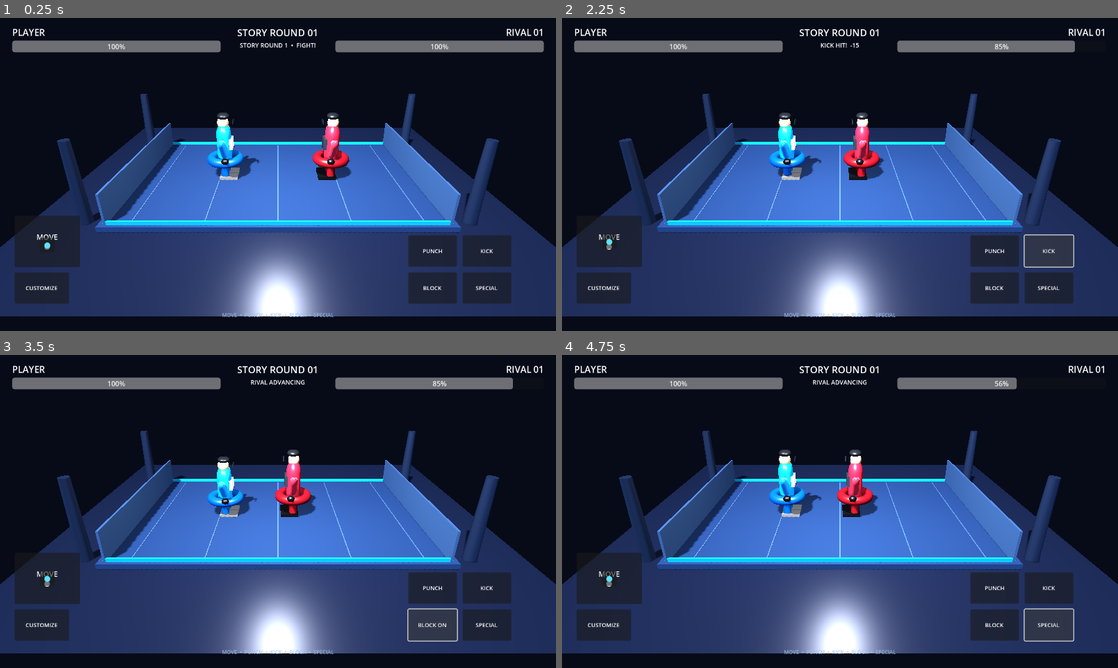
Above: before the commit, frames 1-4 (two rows, left to right).
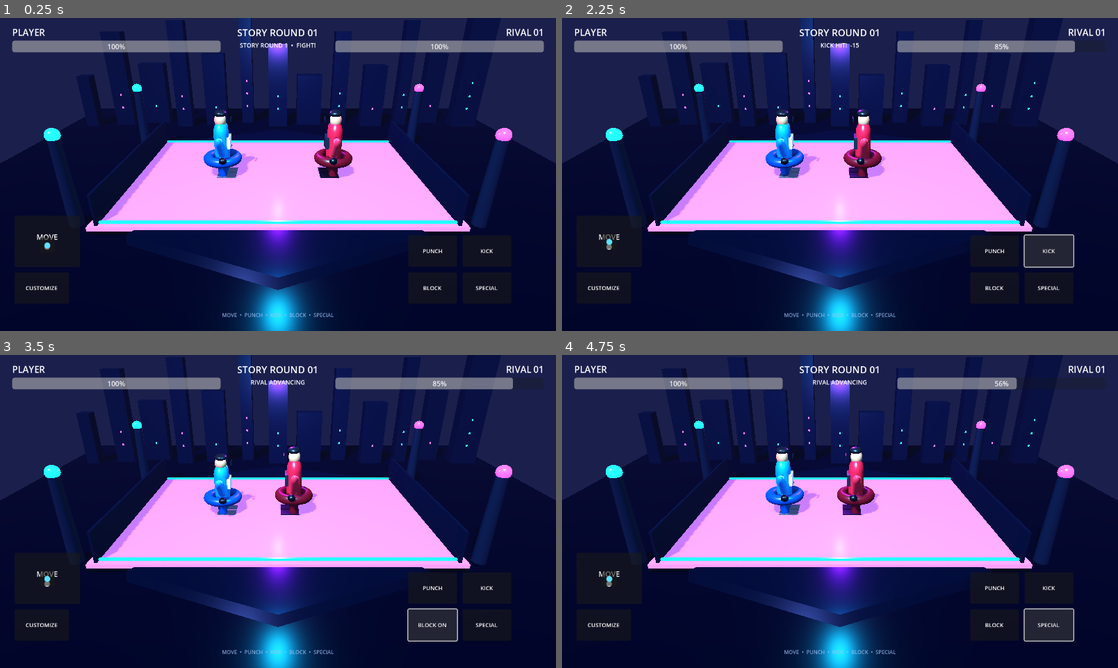
Above: after the commit, the same moments.

Repository: mannasubhadeep81-glitch/studious-octo-fishstick
Game: Godot game, scene res://main.tscn
The game is run twice, just before and just after one commit, with the same random seed, the same clock (stepped at 60 frames per second) and the same inputs.
Inputs:
- Up to frame 1 (0.25 s): no input
- Up to frame 2 (2.25 s): click "MOVE ●" at 0.5 s; click "PUNCH" at 1.25 s; click "KICK" at 2 s
- Up to frame 3 (3.5 s): click "BLOCK" at 2.75 s
- Up to frame 4 (4.75 s): click "BLOCK ON" at 3.5 s; click "SPECIAL" at 4.25 s

The runs differ from the first frame. In frame 1, 79% of the frame differs, in the area x 0-100%, y 0-100%; in frame 2, 79%; in frame 3, 79%; in frame 4, 79%.
Error before the commit: Invalid access to property or key 'global_position' on a base object of type 'InputEventScreenTouch'. (res://main.gd:307)
Error after the commit: Invalid access to property or key 'global_position' on a base object of type 'InputEventScreenTouch'. (res://main.gd:368)

Commit message:
Improve Fighter Arena 3D lighting and arena visuals

Diff:
--- a/FighterArena/main.gd
+++ b/FighterArena/main.gd
@@ -61,42 +61,83 @@
     var env := WorldEnvironment.new()
     var environment := Environment.new()
     environment.background_mode = Environment.BG_COLOR
-    environment.background_color = Color("#070b18")
+    environment.background_color = Color("#030611")
     environment.ambient_light_source = Environment.AMBIENT_SOURCE_COLOR
-    environment.ambient_light_color = Color("#7d91b8")
-    environment.ambient_light_energy = 1.0
+    environment.ambient_light_color = Color("#8194d9")
+    environment.ambient_light_energy = 0.72
     environment.tonemap_mode = Environment.TONE_MAPPER_FILMIC
+    environment.fog_enabled = true
+    environment.fog_light_color = Color("#171b3d")
+    environment.fog_density = 0.012
     env.environment = environment
     add_child(env)
 
     var key_light := DirectionalLight3D.new()
     key_light.rotation_degrees = Vector3(-52, -30, 0)
-    key_light.light_energy = 2.0
+    key_light.light_color = Color("#b6c7ff")
+    key_light.light_energy = 1.7
     key_light.shadow_enabled = true
     key_light.directional_shadow_max_distance = 35.0
     add_child(key_light)
 
+    var rim_light := OmniLight3D.new()
+    rim_light.position = Vector3(0, 4.0, -3.5)
+    rim_light.light_color = Color("#a020ff")
+    rim_light.light_energy = 5.0
+    rim_light.omni_range = 14.0
+    add_child(rim_light)
+
     var fill := OmniLight3D.new()
     fill.position = Vector3(0, 4.5, 2.5)
-    fill.light_energy = 7.0
+    fill.light_color = Color("#16d9ff")
+    fill.light_energy = 4.0
     fill.omni_range = 16.0
     add_child(fill)
 
     var floor := MeshInstance3D.new()
     var floor_mesh := PlaneMesh.new()
-    floor_mesh.size = Vector2(16, 14)
+    floor_mesh.size = Vector2(24, 22)
     floor.mesh = floor_mesh
     floor.position.y = -0.08
-    floor.material_override = _mat(Color("#151b2d"), 0.35, 0.3)
+    floor.material_override = _mat(Color("#080d1c"), 0.62, 0.24)
     add_child(floor)
+
+    var platform := MeshInstance3D.new()
+    var platform_mesh := CylinderMesh.new()
+    platform_mesh.top_radius = 5.8
+    platform_mesh.bottom_radius = 6.1
+    platform_mesh.height = 0.22
+    platform_mesh.radial_segments = 8
+    platform.mesh = platform_mesh
+    platform.position.y = -0.02
+    platform.material_override = _mat(Color("#111a31"), 0.78, 0.22)
+    add_child(platform)
 
     var ring := MeshInstance3D.new()
     var ring_mesh := BoxMesh.new()
-    ring_mesh.size = Vector3(11.2, 0.16, 7.6)
+    ring_mesh.size = Vector3(11.2, 0.13, 7.6)
     ring.mesh = ring_mesh
-    ring.position.y = 0.02
-    ring.material_override = _mat(Color("#263b61"), 0.55, 0.22)
+    ring.position.y = 0.12
+    ring.material_override = _glow_mat(Color("#6c3dff"))
     add_child(ring)
+
+    for x in [-5.0, -3.8, -2.6, -1.4, 0.0, 1.4, 2.6, 3.8, 5.0]:
+        var tile := MeshInstance3D.new()
+        var tile_mesh := BoxMesh.new()
+        tile_mesh.size = Vector3(0.025, 0.018, 6.8)
+        tile.mesh = tile_mesh
+        tile.position = Vector3(x, 0.14, 0)
+        tile.material_override = _glow_mat(Color("#163e73"))
+        add_child(tile)
+
+    for z in [-3.55, 3.55]:
+        var rail := MeshInstance3D.new()
+        var rail_mesh := BoxMesh.new()
+        rail_mesh.size = Vector3(10.8, 0.10, 0.08)
+        rail.mesh = rail_mesh
+        rail.position = Vector3(0, 0.20, z)
+        rail.material_override = _glow_mat(Color("#13dfff"))
+        add_child(rail)
 
     for x in [-5.35, 5.35]:
         var rail := MeshInstance3D.new()
@@ -104,17 +145,28 @@
         rail_mesh.size = Vector3(0.08, 1.15, 7.4)
         rail.mesh = rail_mesh
         rail.position = Vector3(x, 0.62, 0)
-        rail.material_override = _mat(Color("#4b6d9f"), 0.75, 0.18)
+        rail.material_override = _mat(Color("#202a49"), 0.82, 0.18)
         add_child(rail)
 
-    for z in [-3.65, 3.65]:
-        var rail := MeshInstance3D.new()
-        var rail_mesh := BoxMesh.new()
-        rail_mesh.size = Vector3(10.8, 0.12, 0.08)
-        rail.mesh = rail_mesh
-        rail.position = Vector3(0, 0.18, z)
-        rail.material_override = _mat(Color("#1aa6d9"), 0.65, 0.2)
-        add_child(rail)
+    # Distant stepped skyline gives the arena depth without heavy external assets.
+    for i in range(13):
+        var tower := MeshInstance3D.new()
+        var tower_mesh := BoxMesh.new()
+        var tower_w := 0.65 + float((i * 7) % 5) * 0.18
+        var tower_h := 2.8 + float((i * 11) % 7) * 0.55
+        tower_mesh.size = Vector3(tower_w, tower_h, 0.65)
+        tower.mesh = tower_mesh
+        tower.position = Vector3(-10.5 + float(i) * 1.75, tower_h * 0.5 - 0.1, -7.2 - float(i % 3) * 0.35)
+        tower.material_override = _mat(Color("#10162b"), 0.52, 0.3)
+        add_child(tower)
+        for window_row in range(3, int(tower_h * 1.4), 2):
+            var window := MeshInstance3D.new()
+            var window_mesh := BoxMesh.new()
+            window_mesh.size = Vector3(0.08, 0.12, 0.025)
+            window.mesh = window_mesh
+            window.position = tower.position + Vector3(0, -tower_h * 0.5 + float(window_row) * 0.35, 0.34)
+            window.material_override = _glow_mat(Color("#1b78b9") if i % 2 == 0 else Color("#7335bd"))
+            add_child(window)
 
     for x in [-6.2, 6.2]:
         for z in [-3.2, 3.2]:
@@ -125,24 +177,33 @@
             pillar_mesh.height = 2.8
             pillar.mesh = pillar_mesh
             pillar.position = Vector3(x, 1.3, z)
-            pillar.material_override = _mat(Color("#202b42"), 0.55, 0.2)
+            pillar.material_override = _mat(Color("#202b42"), 0.7, 0.2)
             add_child(pillar)
-
-    for x in [-4.6, -2.3, 0, 2.3, 4.6]:
-        var tile := MeshInstance3D.new()
-        var tile_mesh := BoxMesh.new()
-        tile_mesh.size = Vector3(0.035, 0.025, 6.9)
-        tile.mesh = tile_mesh
-        tile.position = Vector3(x, 0.105, 0)
-        tile.material_override = _mat(Color("#33496e"), 0.3, 0.32)
-        add_child(tile)
+            var cap := MeshInstance3D.new()
+            var cap_mesh := SphereMesh.new()
+            cap_mesh.radius = 0.20
+            cap_mesh.height = 0.4
+            cap.mesh = cap_mesh
+            cap.position = Vector3(x, 2.8, z)
+            cap.material_override = _glow_mat(Color("#13dfff") if x < 0 else Color("#b72fff"))
+            add_child(cap)
 
     var camera := Camera3D.new()
     camera.position = Vector3(0, 5.9, 12.4)
     camera.rotation_degrees = Vector3(-25, 0, 0)
-    camera.fov = 50
+    camera.fov = 48
     add_child(camera)
     camera.make_current()
+
+func _glow_mat(color: Color) -> StandardMaterial3D:
+    var material := StandardMaterial3D.new()
+    material.albedo_color = color
+    material.emission_enabled = true
+    material.emission = color
+    material.emission_energy_multiplier = 1.6
+    material.metallic = 0.25
+    material.roughness = 0.22
+    return material
 
 func _mat(color: Color, metallic: float = 0.0, roughness: float = 0.55) -> StandardMaterial3D:
     var m := StandardMaterial3D.new()
